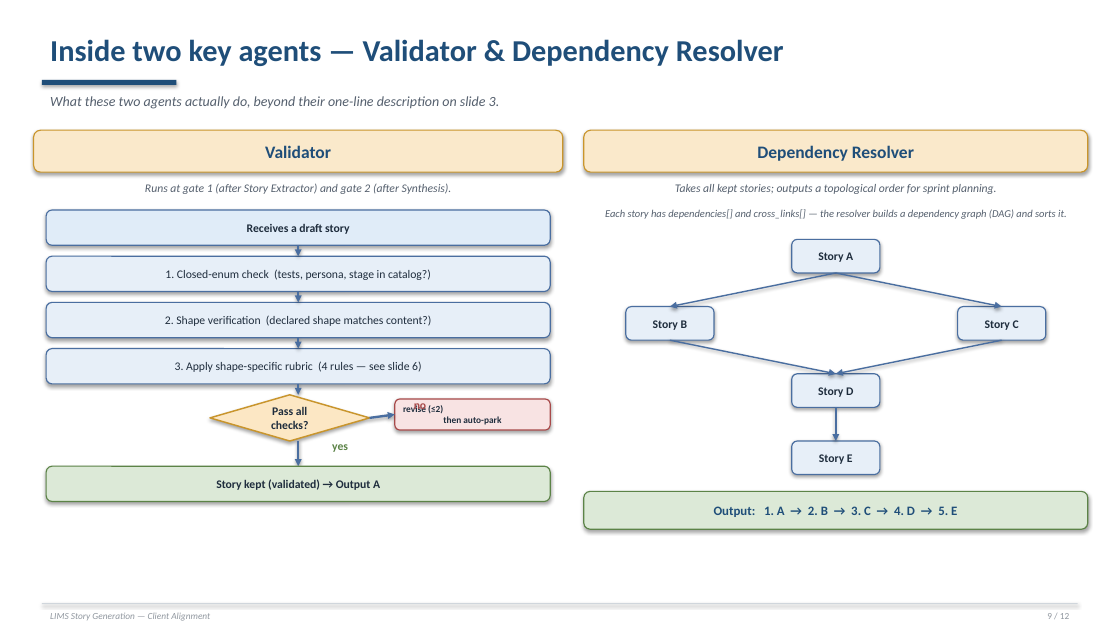
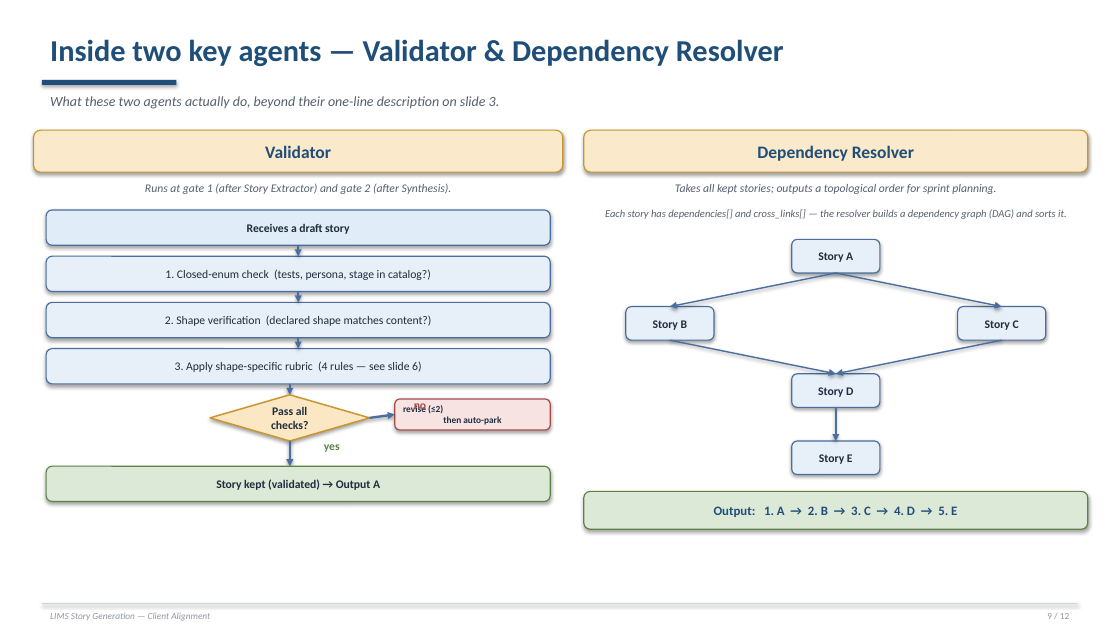
Before and after one commit to Rajneesh-Tiwari/LabReq_agent, a slide deck: slide 9 of client_alignment_deck.pptx. Drawn at 1120x630 pixels with LibreOffice and Linux fonts; fonts in the diff are those of the drawing. Boxes give left, top, right and bottom in pixels: in the first picture for what was removed or moved away, otherwise in the second. Text is boxed around its words. In the diff, an @@ line names an element or a change of style, - is before the commit and + after.

```diff
--- a/client_alignment_deck.pptx
+++ b/client_alignment_deck.pptx
@@ 2 arrows, 1 text moved together from (x1=298, y1=384, x2=348, y2=466) to (x1=290, y1=384, x2=340, y2=466) @@
```
Also in this commit, not shown: 4 other slides changed, 1 other file.
